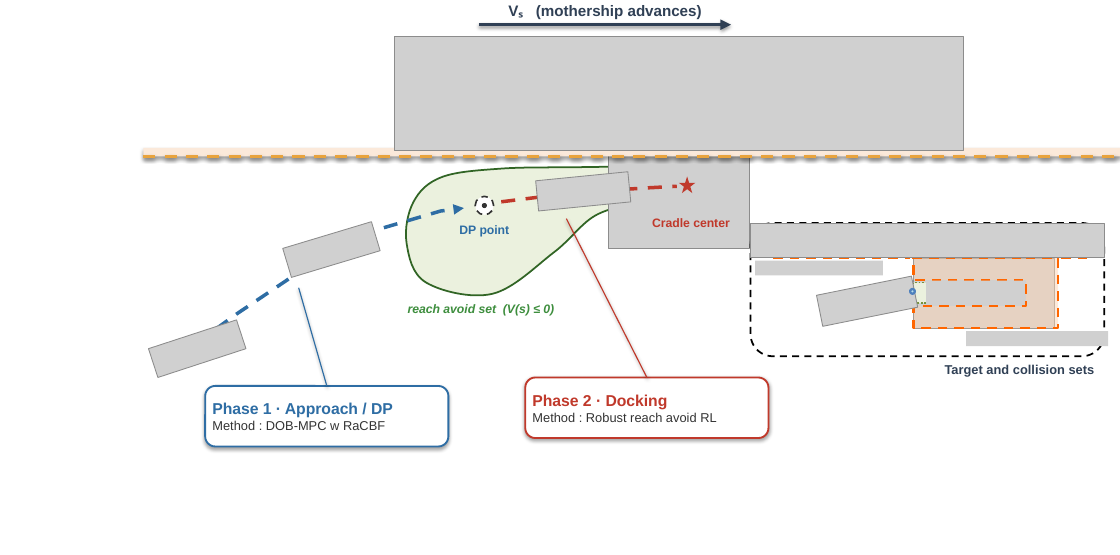
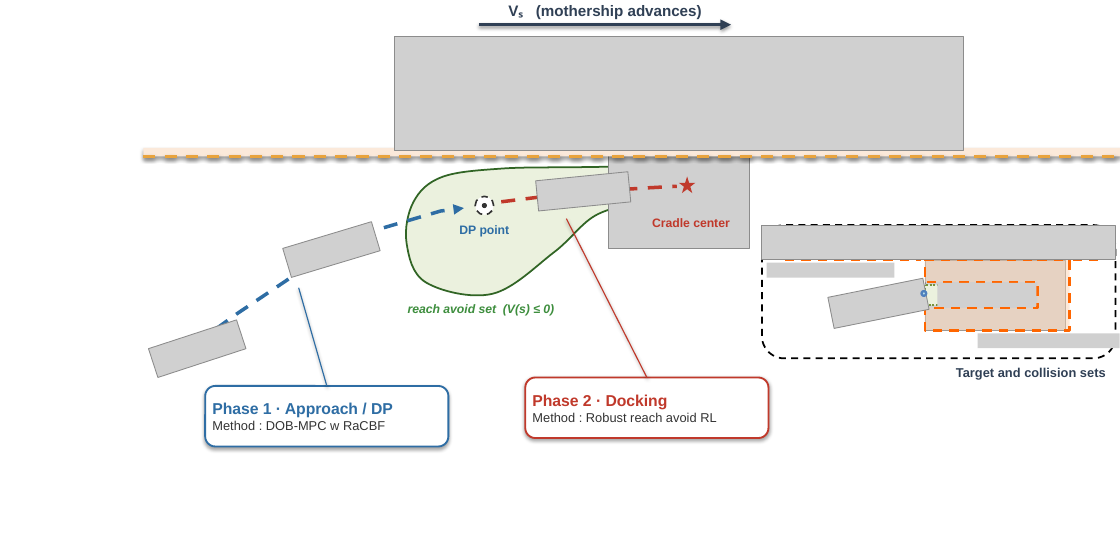
Before and after one commit to rapter-turtle/Reach-recovery-paper, a slide deck: slide 2 of Figure2_system.pptx. Drawn at 1120x555 pixels with LibreOffice and Linux fonts; fonts in the diff are those of the drawing; grey boxes stand for pictures. Boxes give left, top, right and bottom in pixels: in the first picture for what was removed or moved away, otherwise in the second. Text is boxed around its words. In the diff, an @@ line names an element or a change of style, - is before the commit and + after.

```diff
--- a/Figure2_system.pptx
+++ b/Figure2_system.pptx
@@ 5 pictures, 1 text, 1 rectangle, 1 ellipse, 1 rounded rectangle: place and size @@
-5 pictures, 1 text, 1 rectangle, 1 ellipse, 1 rounded rectangle at [750,223,1108,377]
+5 pictures, 1 text, 1 rectangle, 1 ellipse, 1 rounded rectangle at [762,225,1119,379]
@@ 2 lines, 1 picture, 1 freeform shape, 1 rectangle: place and size @@
-2 lines, 1 picture, 1 freeform shape, 1 rectangle at [750,223,1104,328]
+2 lines, 1 picture, 1 freeform shape, 1 rectangle at [762,226,1116,330]
```
Also in this commit, not shown: 1 other file.
